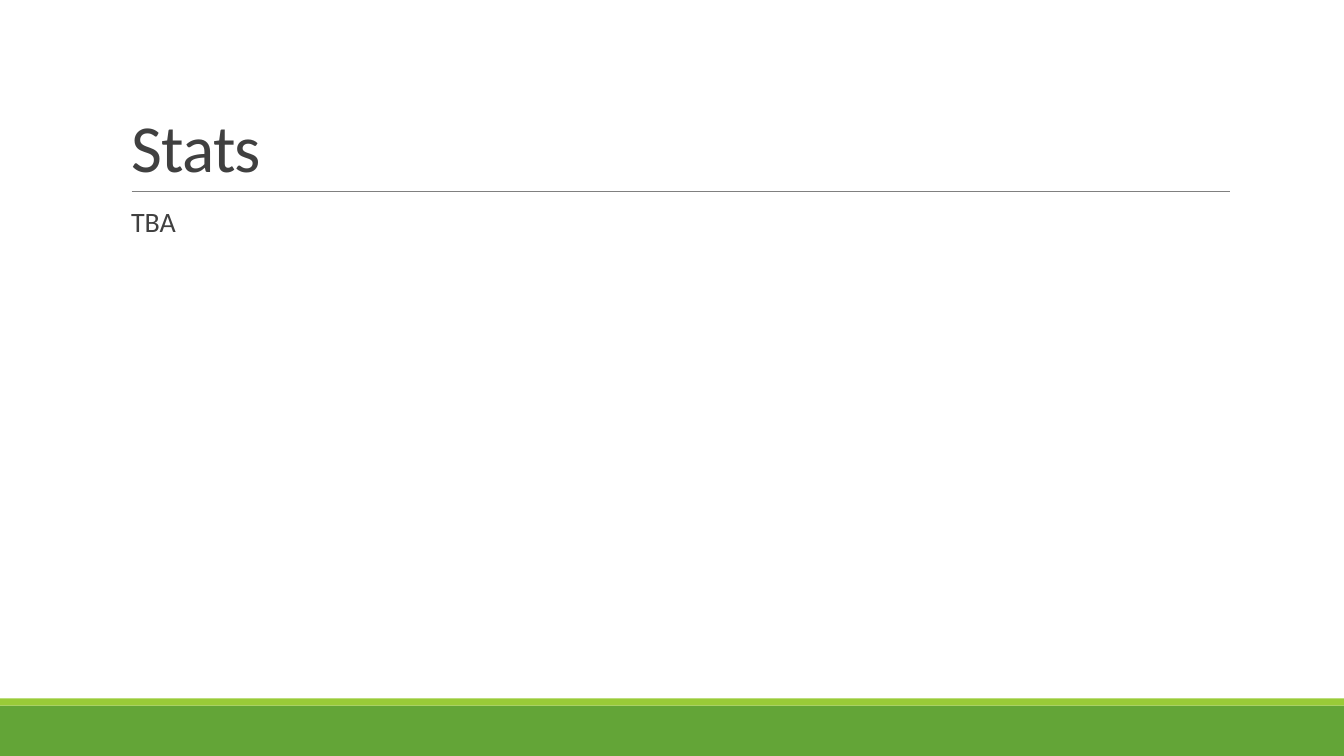
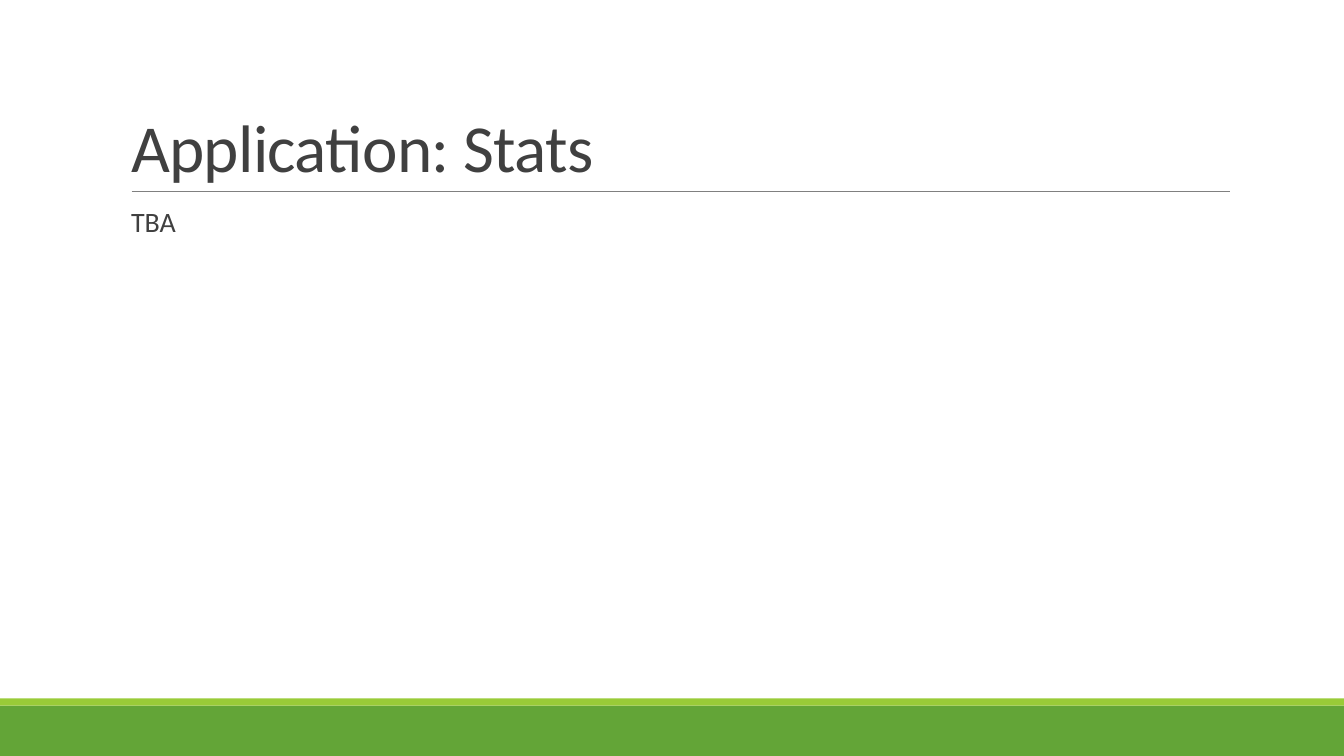
Before and after one commit to shossains/OOPProject, a slide deck: slide 10 of PpGoGreen.pptx. Drawn at 1344x756 pixels with LibreOffice and Linux fonts; fonts in the diff are those of the drawing. Boxes give left, top, right and bottom in pixels: in the first picture for what was removed or moved away, otherwise in the second. Text is boxed around its words. In the diff, an @@ line names an element or a change of style, - is before the commit and + after.

```diff
--- a/PpGoGreen.pptx
+++ b/PpGoGreen.pptx
@@ title at [131, 125, 593, 183]: text changed @@
-Stats
+Application: Stats
```
Also in this commit, not shown: 2 other slides changed.
